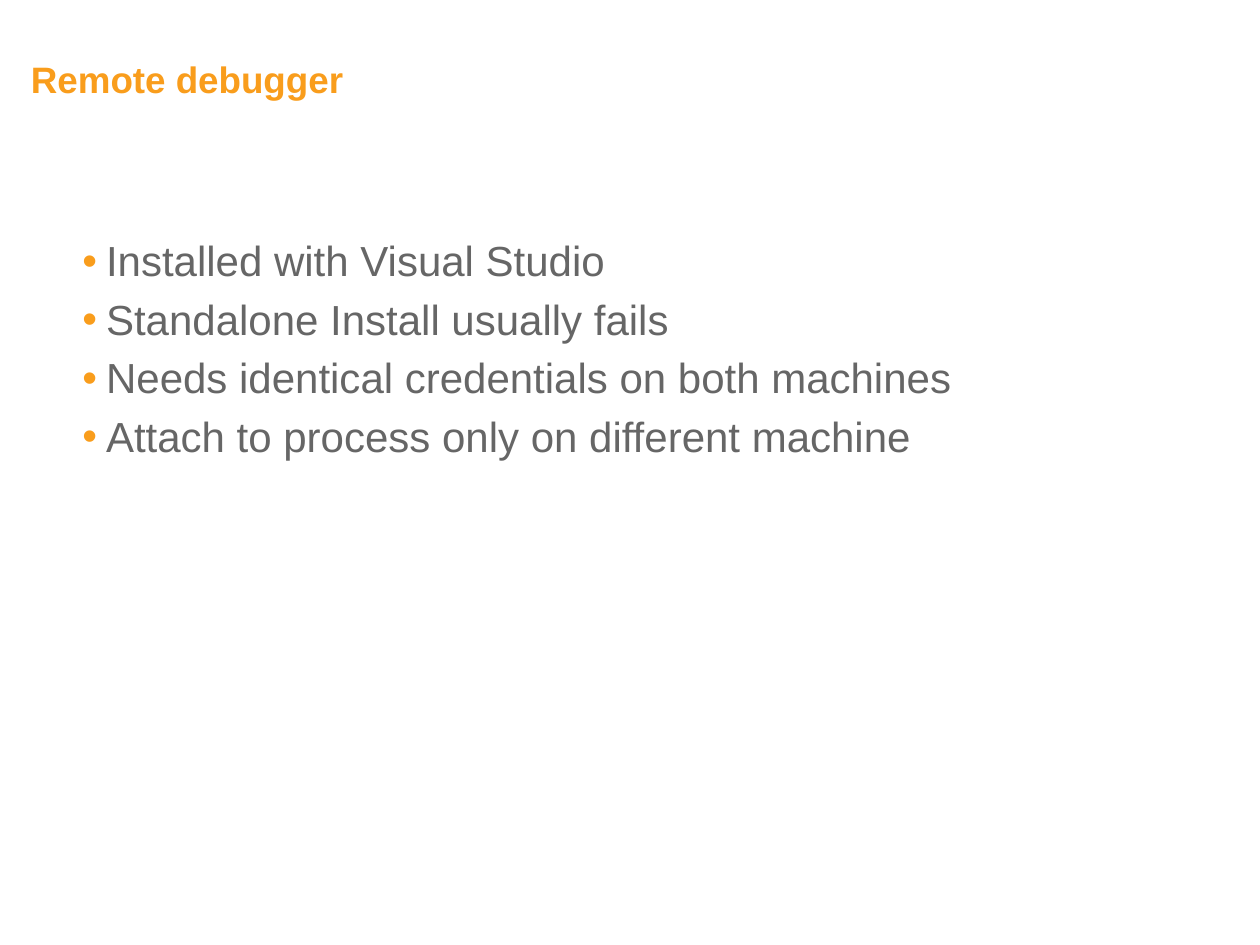
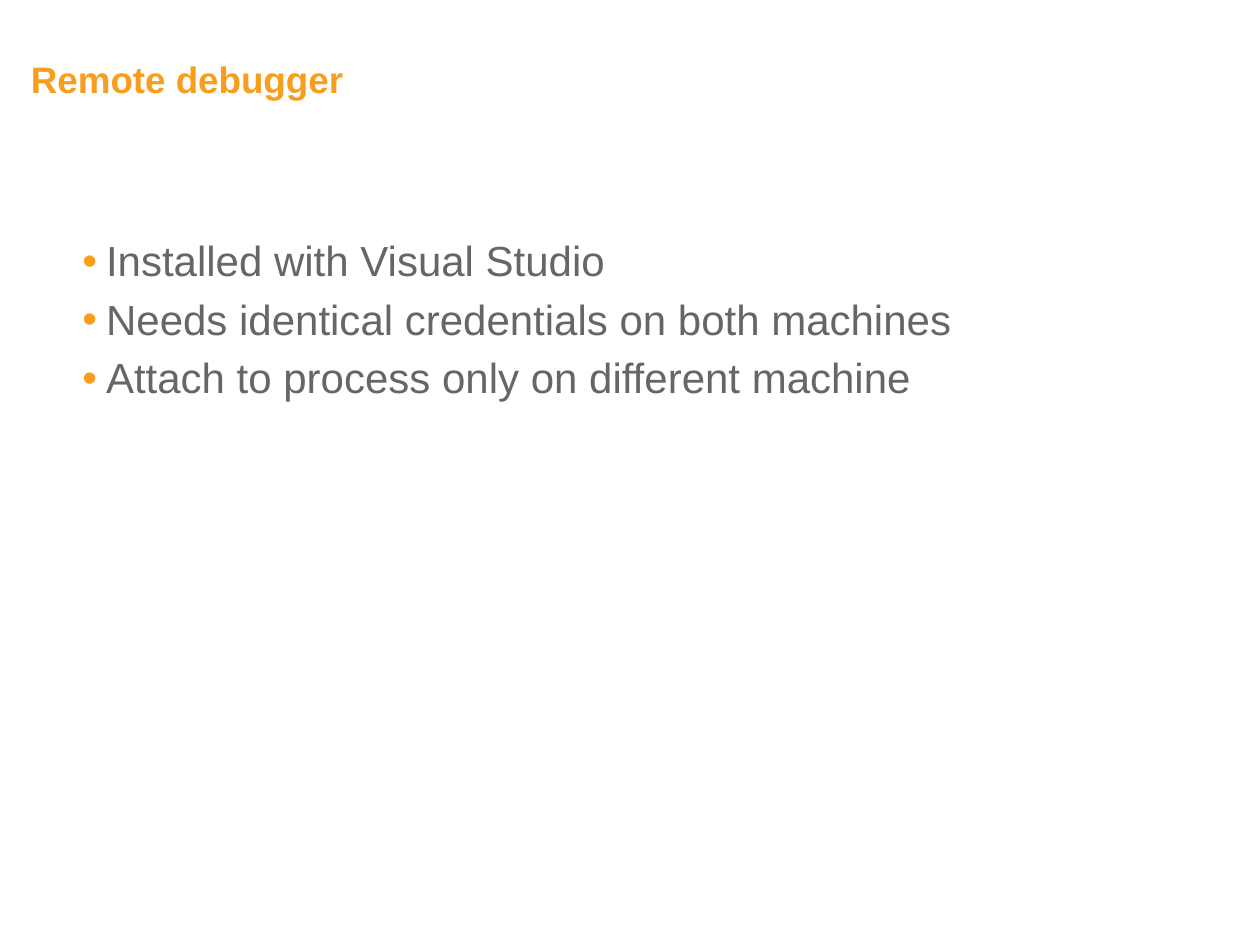
Before and after one commit to jirkapok/Presentations, a slide deck: slide 8 of DebuggingTipsAndTrics/WUG_Days_Debugging.pptx. Drawn at 1260x945 pixels with LibreOffice and Linux fonts; fonts in the diff are those of the drawing; background and template pictures are left out. Boxes give left, top, right and bottom in pixels: in the first picture for what was removed or moved away, otherwise in the second. Text is boxed around its words. In the diff, an @@ line names an element or a change of style, - is before the commit and + after.

```diff
--- a/DebuggingTipsAndTrics/WUG_Days_Debugging.pptx
+++ b/DebuggingTipsAndTrics/WUG_Days_Debugging.pptx
@@ text at bbox=[106, 304, 669, 343]: paragraph removed @@
-• Standalone Install usually fails
```
Also in this commit, not shown: 1 other slide changed.
